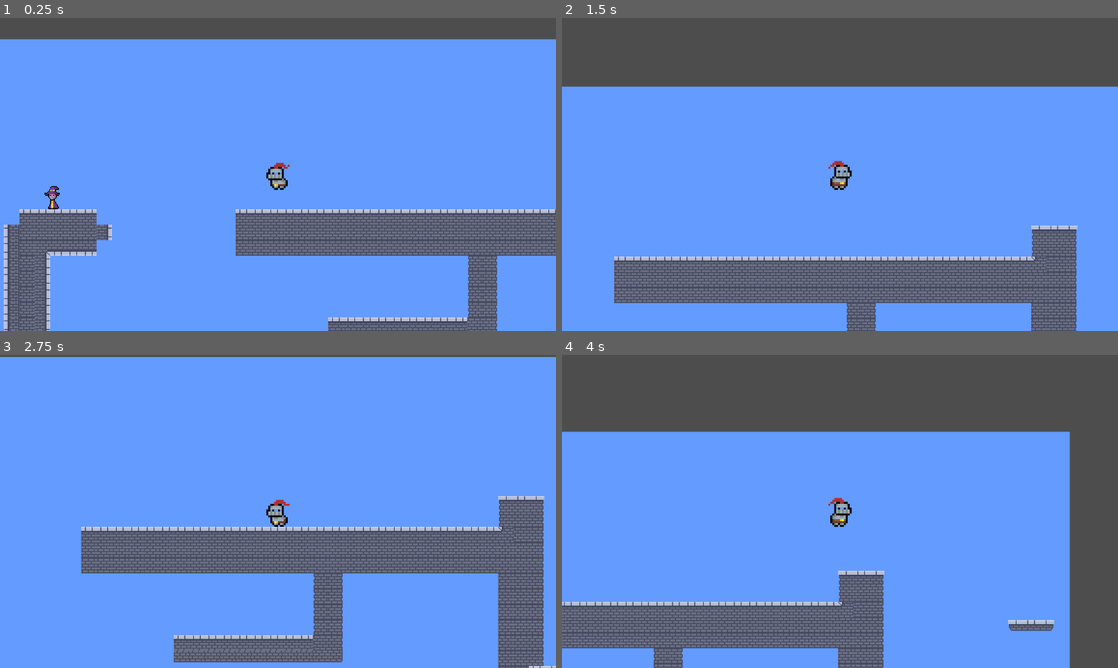
Above: before the commit, frames 1-4 (two rows, left to right).
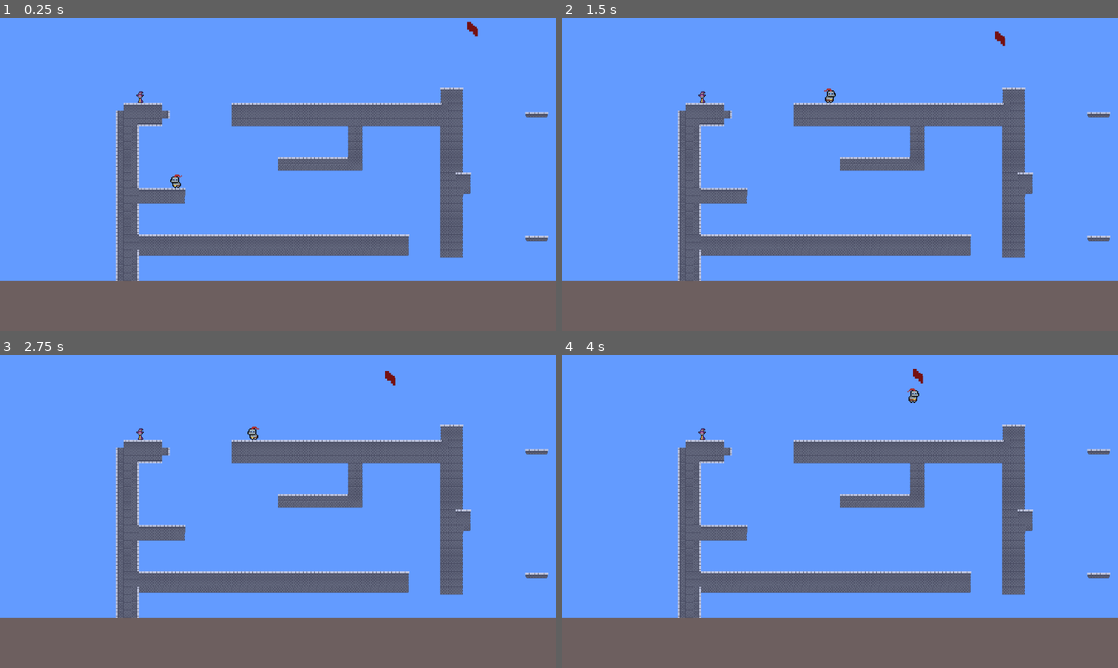
Above: after the commit, the same moments.

Repository: TheVugx/castle
Game: Godot game, scene res://Scenes/Game.tscn
The game is run twice, just before and just after one commit, with the same random seed, the same clock (stepped at 60 frames per second) and the same inputs.
Inputs:
- Up to frame 1 (0.25 s): no input
- Up to frame 2 (1.5 s): tap Enter (ui_accept) at 0.5, 0.77 s; hold Right (ui_right) from 0.53 s (still down)
- Up to frame 3 (2.75 s): tap Enter (ui_accept) at 1.52 s; release Right (ui_right) at 2.03 s; hold Left (ui_left) from 2.03 s (still down)
- Up to frame 4 (4 s): release Left (ui_left) at 2.78 s; hold Right (ui_right) from 2.78 s (still down); tap Enter (ui_accept) at 3.02, 3.77 s

The runs differ from the first frame. In frame 1, 43% of the frame differs, in the area x 0-100%, y 0-100%; in frame 2, 57%; in frame 3, 41%; in frame 4, 61%.

Commit message:
Working: AI enemigo (pajaro).
El enemigo (pajaro) solo ataca cuando el jugador ingresa a un area
determinada del mapa.

Diff:
--- a/Scenes/Componentes/Mago.tscn
+++ b/Scenes/Componentes/Mago.tscn
@@ -5,6 +5,57 @@
 
 [sub_resource type="RectangleShape2D" id="RectangleShape2D_onvcy"]
 size = Vector2(9, 23)
+
+[sub_resource type="Animation" id="Animation_speuy"]
+length = 0.001
+tracks/0/type = "value"
+tracks/0/imported = false
+tracks/0/enabled = true
+tracks/0/path = NodePath("Sprite2D:texture")
+tracks/0/interp = 1
+tracks/0/loop_wrap = true
+tracks/0/keys = {
+"times": PackedFloat32Array(0),
+"transitions": PackedFloat32Array(1),
+"update": 1,
+"values": [ExtResource("2_gmjl8")]
+}
+tracks/1/type = "value"
+tracks/1/imported = false
+tracks/1/enabled = true
+tracks/1/path = NodePath("Sprite2D:hframes")
+tracks/1/interp = 1
+tracks/1/loop_wrap = true
+tracks/1/keys = {
+"times": PackedFloat32Array(0),
+"transitions": PackedFloat32Array(1),
+"update": 1,
+"values": [3]
+}
+tracks/2/type = "value"
+tracks/2/imported = false
+tracks/2/enabled = true
+tracks/2/path = NodePath("Sprite2D:vframes")
+tracks/2/interp = 1
+tracks/2/loop_wrap = true
+tracks/2/keys = {
+"times": PackedFloat32Array(0),
+"transitions": PackedFloat32Array(1),
+"update": 1,
+"values": [1]
+}
+tracks/3/type = "value"
+tracks/3/imported = false
+tracks/3/enabled = true
+tracks/3/path = NodePath("Sprite2D:frame")
+tracks/3/interp = 1
+tracks/3/loop_wrap = true
+tracks/3/keys = {
+"times": PackedFloat32Array(0),
+"transitions": PackedFloat32Array(1),
+"update": 1,
+"values": [0]
+}
 
 [sub_resource type="Animation" id="Animation_vs4pc"]
 resource_name = "idle"
@@ -59,57 +110,6 @@
 "values": [0, 1, 2]
 }
 
-[sub_resource type="Animation" id="Animation_speuy"]
-length = 0.001
-tracks/0/type = "value"
-tracks/0/imported = false
-tracks/0/enabled = true
-tracks/0/path = NodePath("Sprite2D:texture")
-tracks/0/interp = 1
-tracks/0/loop_wrap = true
-tracks/0/keys = {
-"times": PackedFloat32Array(0),
-"transitions": PackedFloat32Array(1),
-"update": 1,
-"values": [ExtResource("2_gmjl8")]
-}
-tracks/1/type = "value"
-tracks/1/imported = false
-tracks/1/enabled = true
-tracks/1/path = NodePath("Sprite2D:hframes")
-tracks/1/interp = 1
-tracks/1/loop_wrap = true
-tracks/1/keys = {
-"times": PackedFloat32Array(0),
-"transitions": PackedFloat32Array(1),
-"update": 1,
-"values": [3]
-}
-tracks/2/type = "value"
-tracks/2/imported = false
-tracks/2/enabled = true
-tracks/2/path = NodePath("Sprite2D:vframes")
-tracks/2/interp = 1
-tracks/2/loop_wrap = true
-tracks/2/keys = {
-"times": PackedFloat32Array(0),
-"transitions": PackedFloat32Array(1),
-"update": 1,
-"values": [1]
-}
-tracks/3/type = "value"
-tracks/3/imported = false
-tracks/3/enabled = true
-tracks/3/path = NodePath("Sprite2D:frame")
-tracks/3/interp = 1
-tracks/3/loop_wrap = true
-tracks/3/keys = {
-"times": PackedFloat32Array(0),
-"transitions": PackedFloat32Array(1),
-"update": 1,
-"values": [0]
-}
-
 [sub_resource type="AnimationLibrary" id="AnimationLibrary_gbypx"]
 _data = {
 &"RESET": SubResource("Animation_speuy"),
--- /dev/null
+++ b/Scenes/Componentes/bird.tscn
@@ -0,0 +1,21 @@
+[gd_scene load_steps=4 format=3 uid="uid://24dmskulhh4e"]
+
+[ext_resource type="Script" uid="uid://bwn1y12qo8hde" path="res://Scripts/bird.gd" id="1_l4oia"]
+[ext_resource type="Texture2D" uid="uid://cpskfm5s4qulr" path="res://Assets/Enemy/bird.png" id="2_l4oia"]
+
+[sub_resource type="RectangleShape2D" id="RectangleShape2D_rjy6s"]
+size = Vector2(10, 16)
+
+[node name="Bird" type="CharacterBody2D"]
+script = ExtResource("1_l4oia")
+
+[node name="Sprite2D" type="Sprite2D" parent="."]
+texture_filter = 1
+position = Vector2(-2.38419e-07, 0)
+scale = Vector2(2, 1)
+texture = ExtResource("2_l4oia")
+hframes = 3
+region_rect = Rect2(1, 16, 14, 16.0266)
+
+[node name="CollisionShape2D" type="CollisionShape2D" parent="."]
+shape = SubResource("RectangleShape2D_rjy6s")
--- a/Scenes/Componentes/knight.tscn
+++ b/Scenes/Componentes/knight.tscn
@@ -296,6 +296,3 @@
 &"": SubResource("AnimationLibrary_tcsg0")
 }
 autoplay = "idle"
-
-[node name="Camera2D" type="Camera2D" parent="."]
-zoom = Vector2(2, 2)
--- a/Scenes/Game.tscn
+++ b/Scenes/Game.tscn
@@ -1,7 +1,9 @@
-[gd_scene load_steps=6 format=4 uid="uid://dmoge6wfx060v"]
+[gd_scene load_steps=9 format=4 uid="uid://dmoge6wfx060v"]
 
 [ext_resource type="Texture2D" uid="uid://dci3qv4htcfmu" path="res://Assets/Tileset_Castle_16x16.png" id="1_iukft"]
 [ext_resource type="PackedScene" uid="uid://cb42myal8ixoh" path="res://Scenes/Componentes/Mago.tscn" id="4_7lihs"]
+[ext_resource type="PackedScene" uid="uid://24dmskulhh4e" path="res://Scenes/Componentes/bird.tscn" id="4_kldst"]
+[ext_resource type="Script" uid="uid://c70m8xoakw7s0" path="res://Scenes/area_bird.gd" id="5_b2bpf"]
 [ext_resource type="PackedScene" uid="uid://bldv21egqvswk" path="res://Scenes/Componentes/knight.tscn" id="5_fgofq"]
 
 [sub_resource type="TileSetAtlasSource" id="TileSetAtlasSource_iukft"]
@@ -91,11 +93,14 @@
 physics_layer_0/collision_layer = 1
 sources/0 = SubResource("TileSetAtlasSource_iukft")
 
+[sub_resource type="RectangleShape2D" id="RectangleShape2D_kldst"]
+size = Vector2(740, 170)
+
 [node name="Game" type="Node2D"]
+metadata/_edit_lock_ = true
+metadata/_edit_group_ = true
 
 [node name="Visuals" type="Node2D" parent="."]
-metadata/_edit_lock_ = true
-metadata/_edit_group_ = true
 
 [node name="Background" type="TileMapLayer" parent="Visuals"]
 tile_map_data = PackedByteArray("AAAAAAAAAAAEAAQAAAAAAAEAAAAEAAQAAAAAAAIAAAAEAAQAAAAAAAMAAAAEAAQAAAAAAAQAAAAEAAQAAAAAAA …(47152 unchanged characters)…
@@ -113,5 +118,20 @@
 [node name="Mago" parent="." instance=ExtResource("4_7lihs")]
 position = Vector2(290, 160)
 
-[node name="knight" parent="." instance=ExtResource("5_fgofq")]
-position = Vector2(524, 100)
+[node name="knight" parent="." groups=["player"] instance=ExtResource("5_fgofq")]
+position = Vector2(365, 323)
+
+[node name="Bird" parent="." instance=ExtResource("4_kldst")]
+position = Vector2(979, 24)
+scale = Vector2(2, 2)
+
+[node name="Area_Bird" type="Area2D" parent="." node_paths=PackedStringArray("bird") groups=["player"]]
+position = Vector2(-81, 4)
+script = ExtResource("5_b2bpf")
+bird = NodePath("../Bird")
+
+[node name="CollisionShape2D" type="CollisionShape2D" parent="Area_Bird" groups=["player"]]
+position = Vector2(615, 82)
+shape = SubResource("RectangleShape2D_kldst")
+
+[connection signal="area_entered" from="Area_Bird" to="Area_Bird" method="_on_area_entered"]
--- /dev/null
+++ b/Scenes/area_bird.gd
@@ -0,0 +1,18 @@
+extends Area2D
+
+@export var bird: CharacterBody2D
+
+
+func _ready():
+	body_entered.connect(_on_body_entered)
+	body_exited.connect(_on_body_exited)
+
+func _on_body_entered(body):
+	print("ENTER:", body.name)
+	if body.is_in_group("player"):
+		bird.set_state_attack(body)
+
+func _on_body_exited(body):
+	print("EXIT:", body.name)
+	if body.is_in_group("player"):
+		bird.set_state_idle()
--- /dev/null
+++ b/Scripts/bird.gd
@@ -0,0 +1,37 @@
+extends CharacterBody2D
+
+enum State {IDLE, ATTACK}
+var state : State = State.IDLE
+var target: Node2D = null
+var home_pos: Vector2
+
+func _ready():
+	home_pos = global_position
+
+func _physics_process(delta: float) -> void:
+	match state:
+		State.IDLE:
+			return_to_home(delta)
+		State.ATTACK:
+			if target:
+				var dir = (target.global_position - global_position).normalized()
+				velocity = dir * 120.0
+				move_and_slide()
+
+func set_state_attack(player: Node2D):
+	target = player
+	state = State.ATTACK
+
+func set_state_idle():
+	target = null
+	state = State.IDLE
+
+func return_to_home(delta: float):
+	var dist = global_position.distance_to(home_pos)
+	if dist > 5.0:
+		var dir = (home_pos - global_position).normalized()
+		velocity = dir * 100.0
+	else:
+		velocity = Vector2.ZERO
+
+	move_and_slide()
--- a/Scripts/enemigo_1.gd
+++ b/Scripts/enemigo_1.gd
@@ -1,3 +1 @@
 extends CharacterBody2D
-
-#Definir Movimiento y como actua el Enermigo
--- a/Scripts/knight.gd
+++ b/Scripts/knight.gd
@@ -62,3 +62,7 @@
 		else:
 			animationPlayer.play("idle")
 			pass
+
+
+func _on_area_bird_area_entered(area: Area2D) -> void:
+	pass # Replace with function body.
--- a/project.godot
+++ b/project.godot
@@ -19,6 +19,10 @@
 
 window/stretch/mode="viewport"
 
+[global_group]
+
+player=""
+
 [rendering]
 
 renderer/rendering_method="gl_compatibility"
Not shown, added: Assets/Enemy/bird.jpg.import
Binary file added: Assets/Enemy/bird.png
Not shown, added: Assets/Enemy/bird.png.import
Not shown, added: Assets/Enemy/istockphoto-950677196-612x612.jpg.import
Not shown, added: Scenes/area_bird.gd.uid
Not shown, added: Scripts/bird.gd.uid
